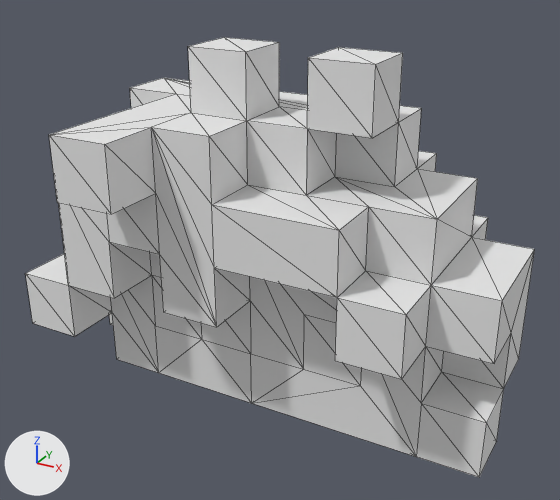
Before and after pictures for a commit that changed the OBJ model assets/head/head5.obj.
Before and after are seen from a 50 mm lens placed at (0.588, -1.068, 1.486), pointed at (0.009, -0.015, 0.96). Arrows for +X, +Y and +Z are at lower left; the lights stay in place. The first picture is the older version. Mesh edges are drawn as thin lines. Where no turn or scale is listed for an object, it has been applied to the vertices. Vertices at exactly the same position are counted once.

Objects in the first picture: 'Untitled'.
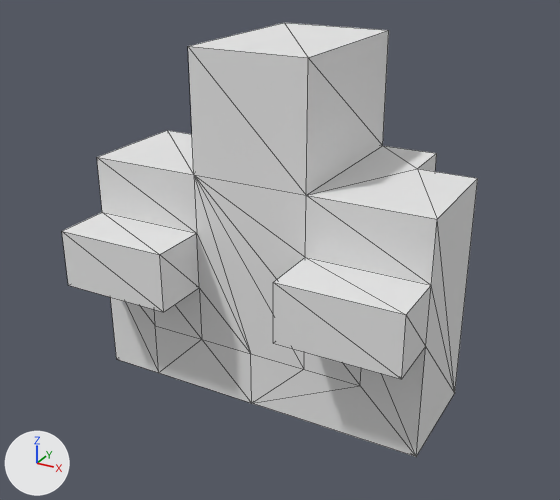
Pixel boxes (x1, y1, x2, y2) of what changed, in the pictures (560 x 500 px):
'Untitled', reshaped (18% narrower)
    before: (25, 37, 535, 477)
    after: (62, 23, 478, 457)

The edits, one by one:
me_untitled is used by ob_untitled; location (0.0, 0.0, 0.0).
me_untitled had 158 vertices, 328 faces and spanned x -0.4..0.4, y -0.3..0.3, z 0.7..1.3.
me_untitled now has 51 vertices, 98 faces and spans x -0.3..0.3, y -0.2..0.2, z 0.7..1.3.
Part 1, on me_untitled:
117 vertices are removed from x -0.4..0.4, y -0.3..0.3, z 0.7..1.3.
304 faces are deleted.
5 vertices are added at (-0.3, -0.1, 1.1), (-0.3, 0.1, 1.1), (-0.2, 0.2, 1.1), (-0.1, 0.2, 1.3), (0.1, 0.2, 1.3).
5 new vertices lie (-0.2, 0.0, 0.0) away from vertices in x -0.1..0.3, y -0.2..-0.1, z 0.9..1.1.
74 new faces join them.
